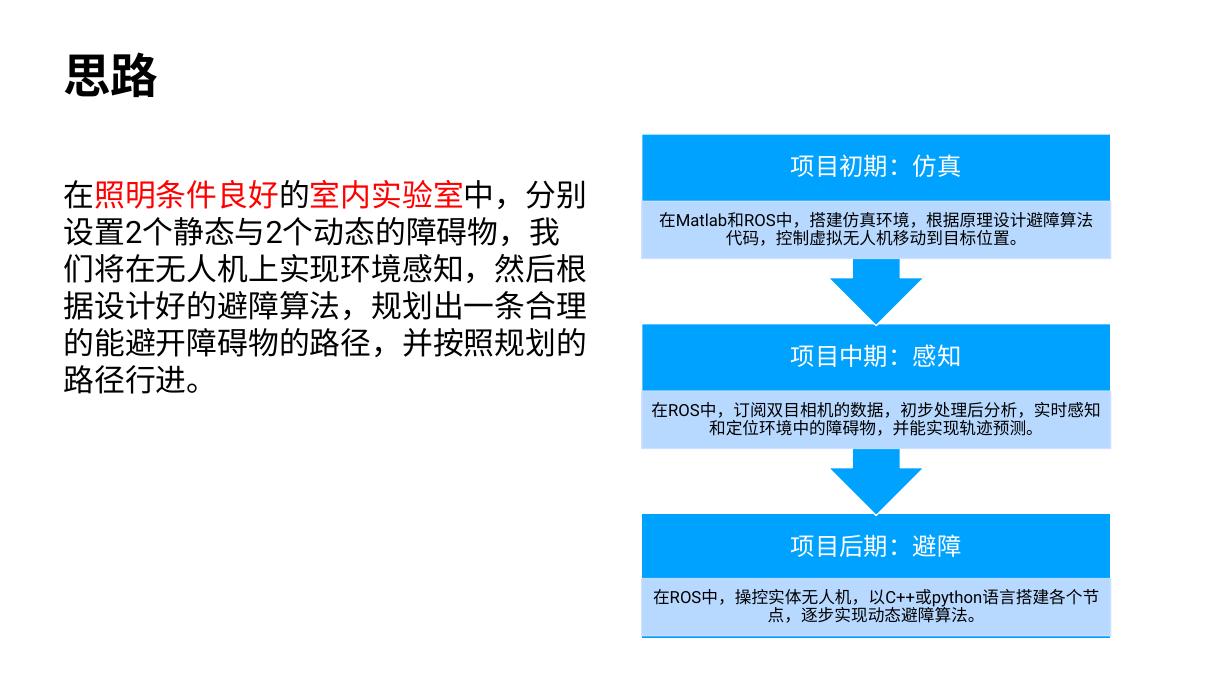
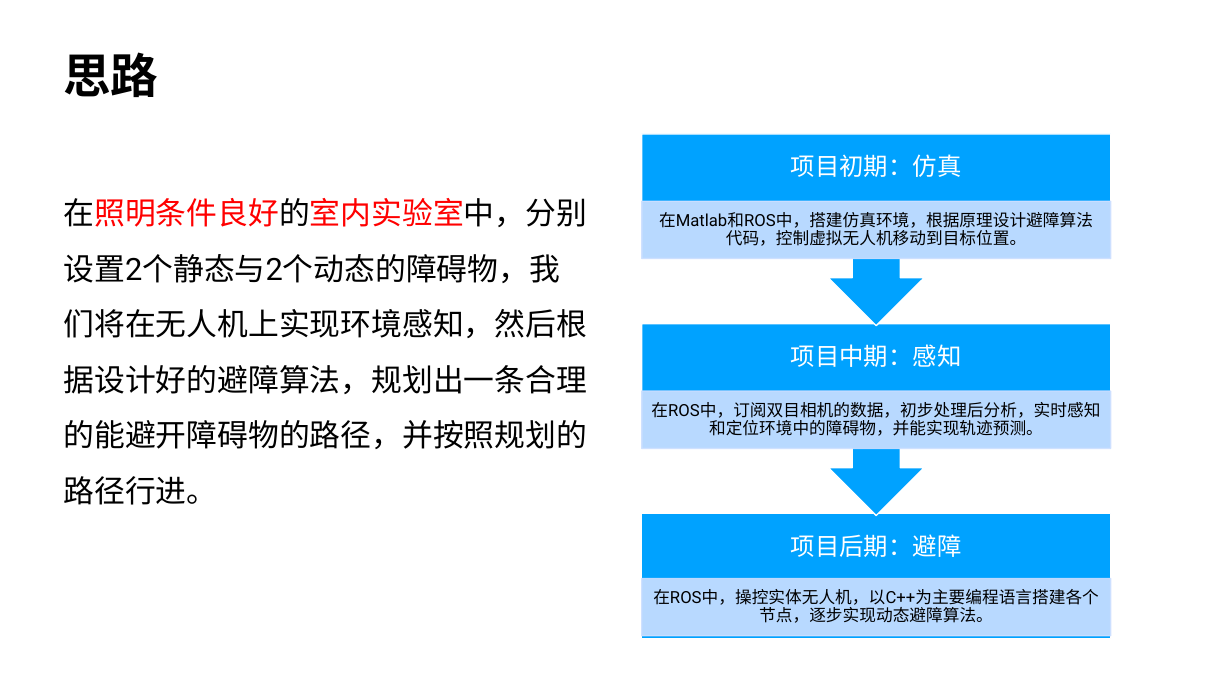
Before and after one commit to HuaYuXiao/AStar-Planner, a slide deck: slide 7 of 报告论文/开题报告/开题报告-华羽霄.pptx. Drawn at 1232x693 pixels with LibreOffice and Linux fonts; fonts in the diff are those of the drawing; background and template pictures are left out. Boxes give left, top, right and bottom in pixels: in the first picture for what was removed or moved away, otherwise in the second. Text is boxed around its words. In the diff, an @@ line names an element or a change of style, - is before the commit and + after.

```diff
--- a/报告论文/开题报告/开题报告-华羽霄.pptx
+++ b/报告论文/开题报告/开题报告-华羽霄.pptx
@@ text "在照明条件良好的室内实验室中，分别设置2个静态与2个动态的障碍物，我们将在无人机上实现环境感知，然后根据设计好的避障算法 ..." at <box>64,198,588,505</box>: line spacing 1 to 1.5 @@
@@ text at <box>653,589,1099,623</box>: text changed @@
-在ROS中，操控实体无人机，以C++或python语言搭建各个节点，逐步实现动态避障算法。
+在ROS中，操控实体无人机，以C++为主要编程语言搭建各个节点，逐步实现动态避障算法。
```
Also in this commit, not shown: 7 other slides changed, 3 other files.
